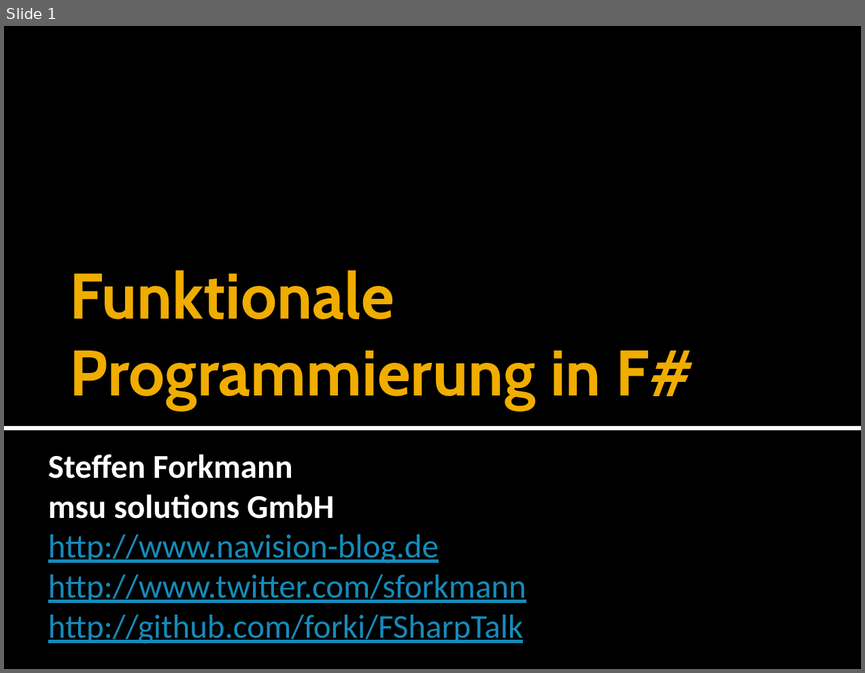
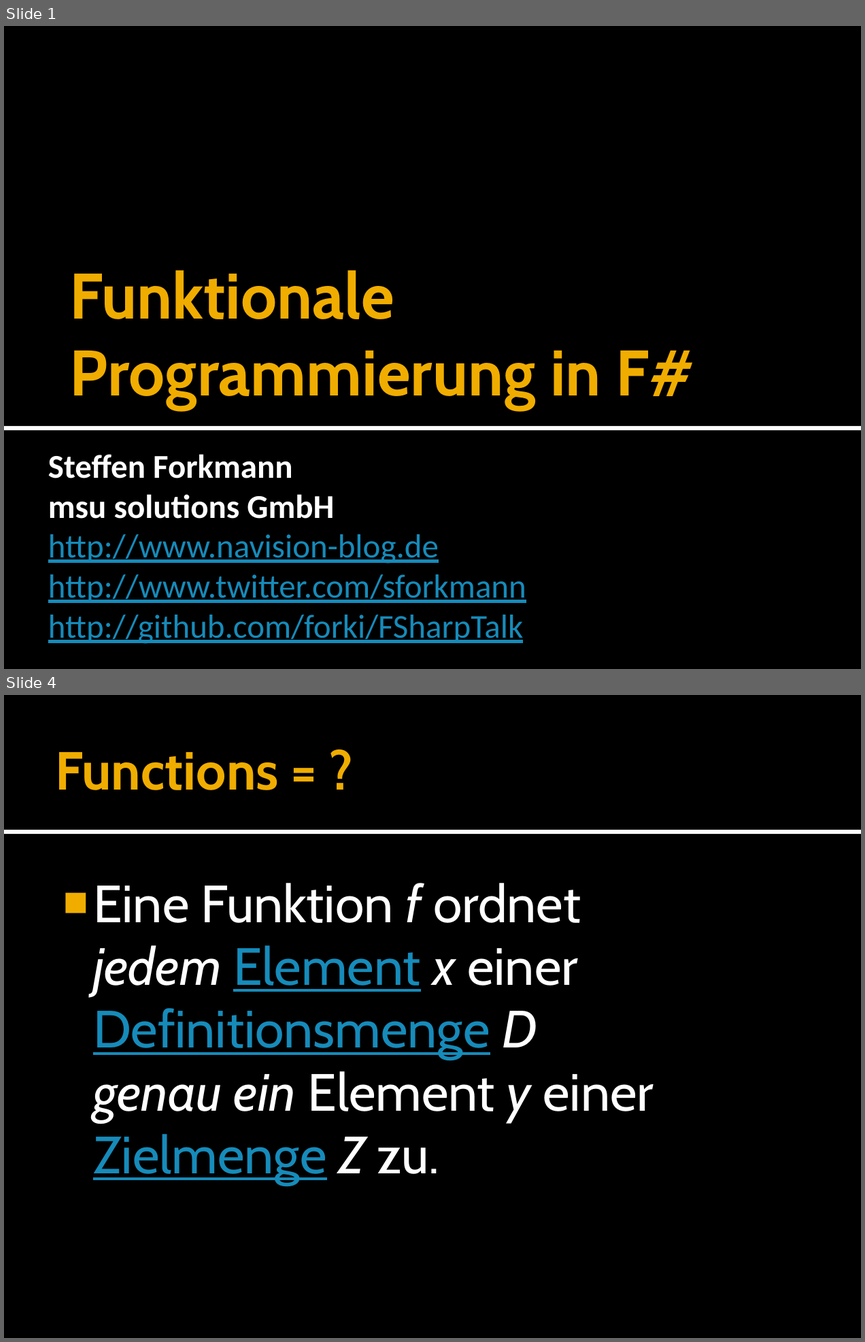
Before and after one commit to forki/FSharpTalk, a slide deck: IntroductionToFSharp.pptx. Shown one above the other, each under a label of ours: slide 1 before the commit, slides 1 and 4 after it; the slides between them are not shown. The pictures are 865x673 and 865x1342 pixels, drawn with LibreOffice and Linux fonts; fonts in the diff are those of the drawing. Boxes give left, top, right and bottom in pixels: in the first picture for what was removed or moved away, otherwise in the second. Text is boxed around its words. In the diff, an @@ line names an element or a change of style, - is before the commit and + after.

```diff
--- a/IntroductionToFSharp.pptx
+++ b/IntroductionToFSharp.pptx
@@ slide 4 added at (4,695,861,1338), background #000000; not listed: 2 template elements that a slide beside it also shows @@
@@ title added at (56,752,279,790), 45 pt, text #F0AD00, bold @@
+Functions = ?
@@ text added at (93,883,653,1185), 44 pt, text #FFFFFF @@
+■ Eine Funktion f ordnet
+  jedem Element x einer Definitionsmenge D
+  genau ein Element y einer Zielmenge Z zu.
```
Also in this commit, not shown: 2 slides changed, 3 other slides added, 1 other file.
